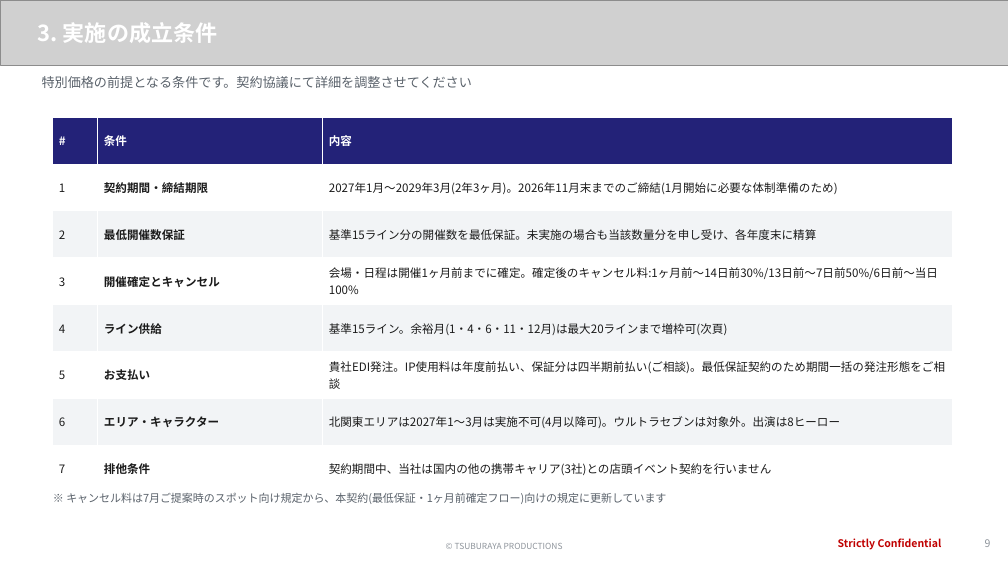
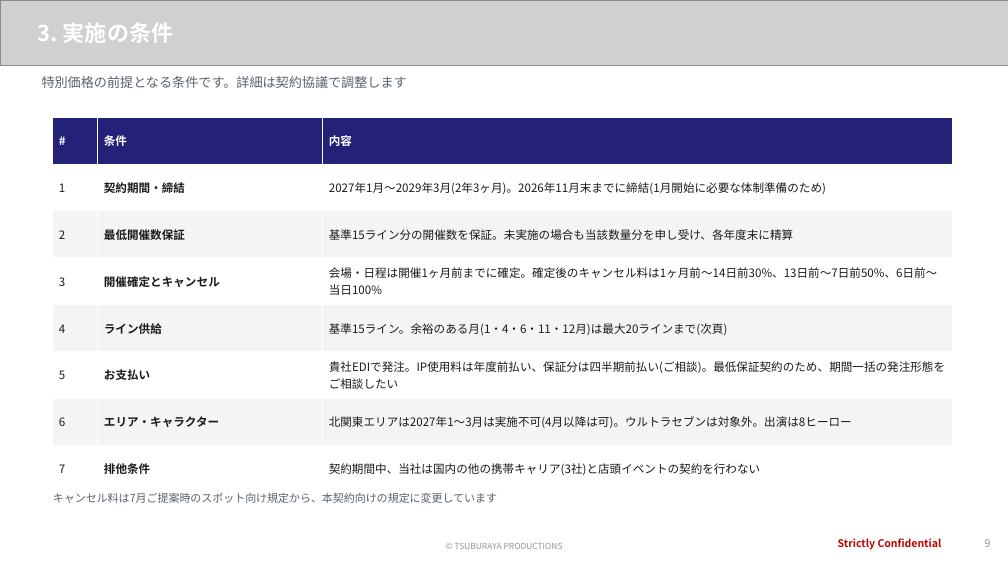
Before and after one commit to hayatoshintani-spe/kessho-lens, a slide deck: slide 9 of docs/proposals/softbank-ultraman-caravan/SB様提示用_1022ミーティング資料.pptx. Drawn at 1008x567 pixels with LibreOffice and Linux fonts; fonts in the diff are those of the drawing; grey boxes stand for pictures. Boxes give left, top, right and bottom in pixels: in the first picture for what was removed or moved away, otherwise in the second. Text is boxed around its words. In the diff, an @@ line names an element or a change of style, - is before the commit and + after.

```diff
--- a/docs/proposals/softbank-ultraman-caravan/SB様提示用_1022ミーティング資料.pptx
+++ b/docs/proposals/softbank-ultraman-caravan/SB様提示用_1022ミーティング資料.pptx
@@ text at (38,23,173,43): text changed @@
-3. 実施の成立条件
+3. 実施の条件
@@ text at (42,76,407,88): text changed @@
-特別価格の前提となる条件です。契約協議にて詳細を調整させてください
+特別価格の前提となる条件です。詳細は契約協議で調整します
@@ table at (53,117,953,492) @@
-row 2, column 2: 契約期間・締結期限
+row 2, column 2: 契約期間・締結
-row 2, column 3: 2027年1月〜2029年3月(2年3ヶ月)。2026年11月末までのご締結(1月開始に必要な体制準備のため)
+row 2, column 3: 2027年1月〜2029年3月(2年3ヶ月)。2026年11月末までに締結(1月開始に必要な体制準備のため)
-row 3, column 3: 基準15ライン分の開催数を最低保証。未実施の場合も当該数量分を申し受け、各年度末に精算
+row 3, column 3: 基準15ライン分の開催数を保証。未実施の場合も当該数量分を申し受け、各年度末に精算
-row 4, column 3: 会場・日程は開催1ヶ月前までに確定。確定後のキャンセル料:1ヶ月前〜14日前30%/13日前〜7日前50%/6日前〜当日100%
+row 4, column 3: 会場・日程は開催1ヶ月前までに確定。確定後のキャンセル料は1ヶ月前〜14日前30%、13日前〜7日前50%、6日前〜当日100%
-row 5, column 3: 基準15ライン。余裕月(1・4・6・11・12月)は最大20ラインまで増枠可(次頁)
+row 5, column 3: 基準15ライン。余裕のある月(1・4・6・11・12月)は最大20ラインまで(次頁)
-row 6, column 3: 貴社EDI発注。IP使用料は年度前払い、保証分は四半期前払い(ご相談)。最低保証契約のため期間一括の発注形態をご相談
+row 6, column 3: 貴社EDIで発注。IP使用料は年度前払い、保証分は四半期前払い(ご相談)。最低保証契約のため、期間一括の発注形態をご相談したい
-row 7, column 3: 北関東エリアは2027年1〜3月は実施不可(4月以降可)。ウルトラセブンは対象外。出演は8ヒーロー
+row 7, column 3: 北関東エリアは2027年1〜3月は実施不可(4月以降は可)。ウルトラセブンは対象外。出演は8ヒーロー
-row 8, column 3: 契約期間中、当社は国内の他の携帯キャリア(3社)との店頭イベント契約を行いません
+row 8, column 3: 契約期間中、当社は国内の他の携帯キャリア(3社)と店頭イベントの契約を行わない
@@ text at (53,493,497,503): text changed @@
-※ キャンセル料は7月ご提案時のスポット向け規定から、本契約(最低保証・1ヶ月前確定フロー)向けの規定に更新しています
+キャンセル料は7月ご提案時のスポット向け規定から、本契約向けの規定に変更しています
```
Also in this commit, not shown: 11 other slides changed, 5 other files.
